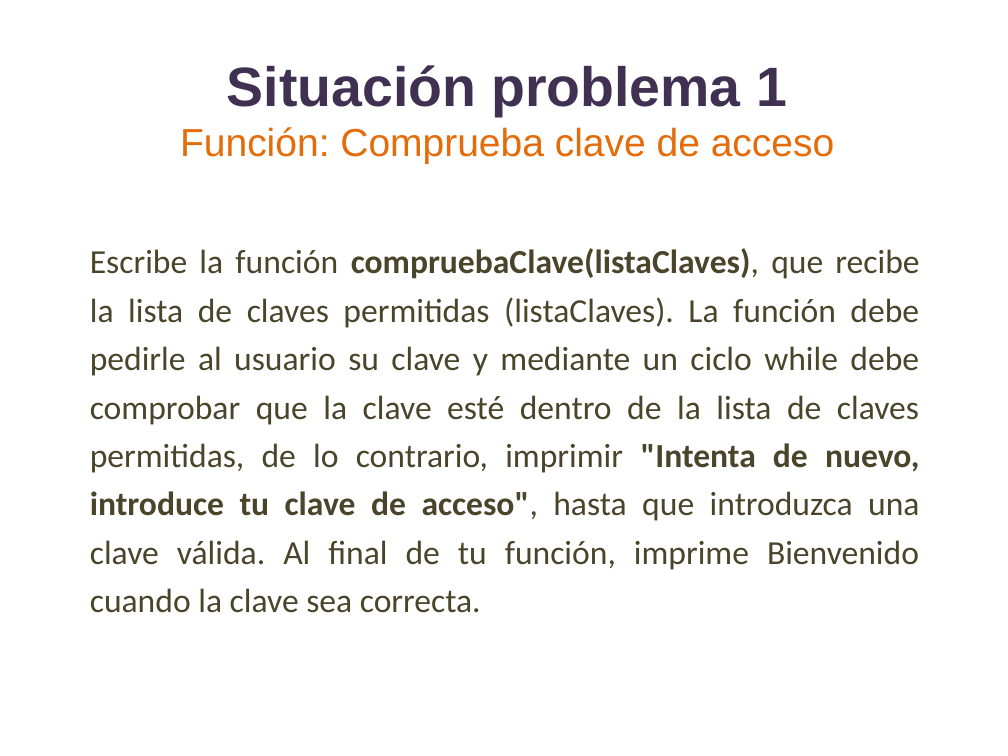
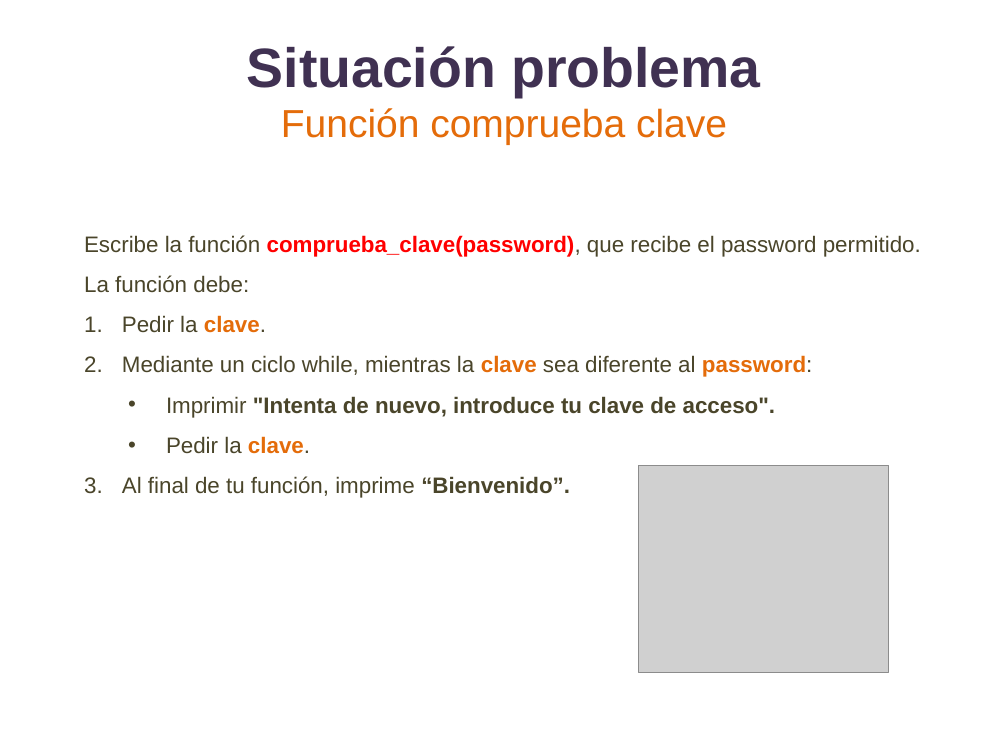
Before and after one commit to lizetheP/Programacion, a slide deck: slide 13 of CalendarioAgo2022/proyecto/SITUACION_PROBLEMA.pptx (slide 4 before the commit). Drawn at 1008x756 pixels with LibreOffice and Linux fonts; fonts in the diff are those of the drawing; grey boxes stand for pictures. Boxes give left, top, right and bottom in pixels: in the first picture for what was removed or moved away, otherwise in the second. Text is boxed around its words. In the diff, an @@ line names an element or a change of style, - is before the commit and + after.

```diff
--- a/CalendarioAgo2022/proyecto/SITUACION_PROBLEMA.pptx
+++ b/CalendarioAgo2022/proyecto/SITUACION_PROBLEMA.pptx
@@ title at [247,46,760,145]: text changed @@
-Situación problema 1
-Función: Comprueba clave de acceso
+Situación problema
+Función comprueba clave
@@ text at [84,235,921,498]: text changed; size 24 to 16 pt; font Calibri to Arial @@
-  Escribe la función compruebaClave(listaClaves), que recibe la lista de claves permitidas (listaClaves). La función debe pedirle al usuario su clave y mediante un ciclo while debe comprobar que la clave esté dentro de la lista de claves permitidas, de lo contrario, imprimir "Intenta de nuevo, introduce tu clave de acceso", hasta que introduzca una clave válida. Al final de tu función, imprime Bienvenido cuando la clave sea correcta.
+  Escribe la función comprueba_clave(password), que recibe el password permitido.
+  La función debe:
+  1. Pedir la clave.
+  2. Mediante un ciclo while, mientras la clave sea diferente al password:
+    • Imprimir "Intenta de nuevo, introduce tu clave de acceso".
+    • Pedir la clave.
+  3. Al final de tu función, imprime “Bienvenido”.
@@ picture added at [639,466,889,672] @@
```
Also in this commit, not shown: 2 other slides changed, 15 slides added, 7 slides removed, 5 other files.
